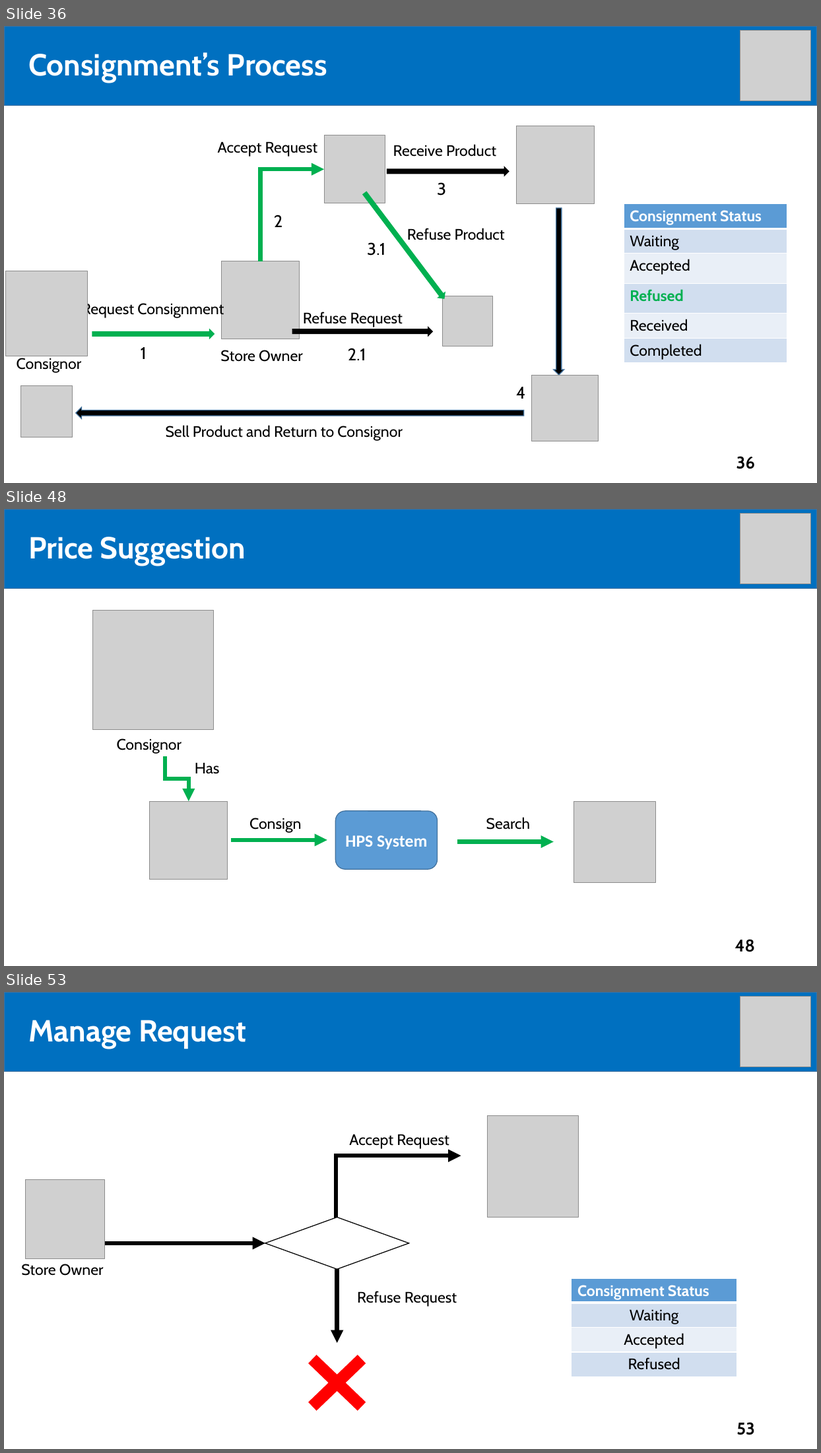
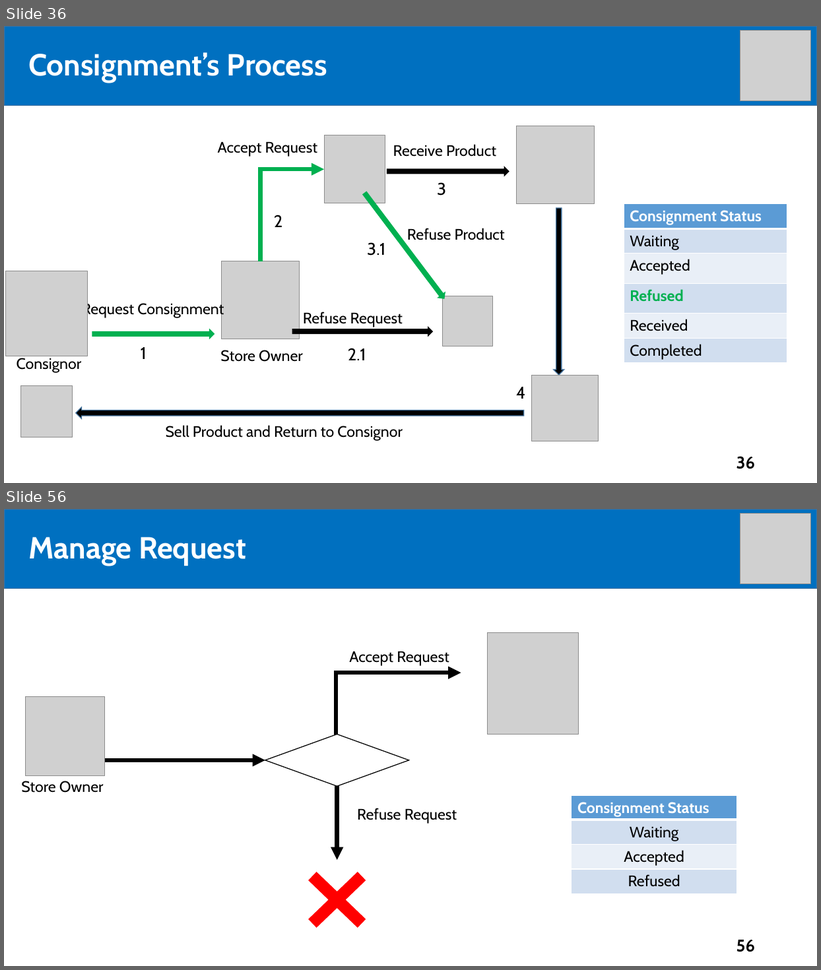
Before and after one commit to tiendan3108/CP, a slide deck: Source/Presentation/PreFinalPresentation.pptx. Shown one above the other, each under a label of ours: slides 36, 48 and 53 before the commit, slides 36 and 56 after it; the slides between them are not shown. The pictures are 821x1453 and 821x970 pixels, drawn with LibreOffice and Linux fonts; fonts in the diff are those of the drawing; grey boxes stand for pictures. Boxes give left, top, right and bottom in pixels: in the first picture for what was removed or moved away, otherwise in the second. Text is boxed around its words. In the diff, an @@ line names an element or a change of style, - is before the commit and + after.

Commit message:
update slide

```diff
--- a/Source/Presentation/PreFinalPresentation.pptx
+++ b/Source/Presentation/PreFinalPresentation.pptx
@@ slide 48 removed at box(4, 509, 817, 966), background #FFFFFF @@
@@ rectangle removed at box(4, 509, 817, 588) @@
@@ picture removed at box(741, 513, 811, 584) @@
@@ text removed at box(28, 537, 246, 566) @@
-Price Suggestion
@@ title removed at box(50, 542, 170, 566) @@
-Outline
@@ picture removed at box(92, 610, 214, 730) @@
@@ text removed at box(117, 739, 182, 754) @@
-Consignor
@@ elbow arrow removed from (165, 757) to (189, 801) @@
@@ text removed at box(195, 763, 220, 774) @@
-Has
@@ picture removed at box(150, 801, 228, 879) @@
@@ picture removed at box(574, 801, 655, 883) @@
@@ text removed at box(250, 818, 301, 833) @@
-Consign
@@ rounded rectangle removed at box(336, 811, 438, 870) @@
-HPS System
@@ text removed at box(486, 817, 531, 830) @@
-Search
@@ elbow arrow removed from (232, 840) to (327, 840) @@
@@ elbow arrow removed from (458, 842) to (554, 842) @@
@@ page number removed at box(735, 939, 755, 953) @@
-48
@@ what was slide 53 is now slide 56 @@
@@ page number at box(737, 940, 755, 953): text changed @@
-53
+56
```
Also in this commit, not shown: 15 slides changed, 4 slides added.
